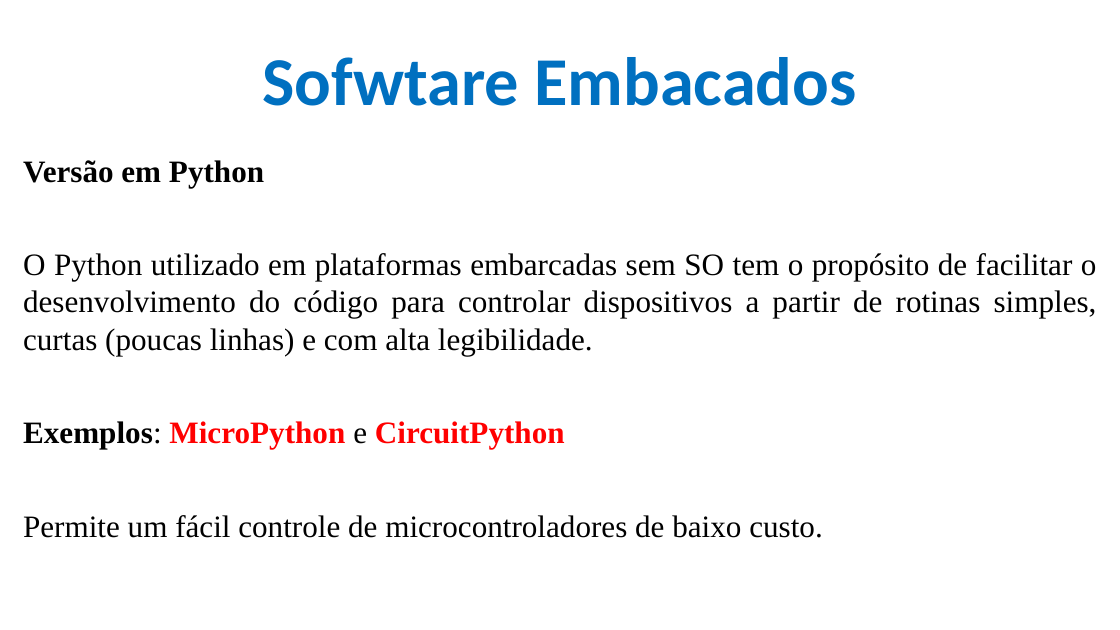
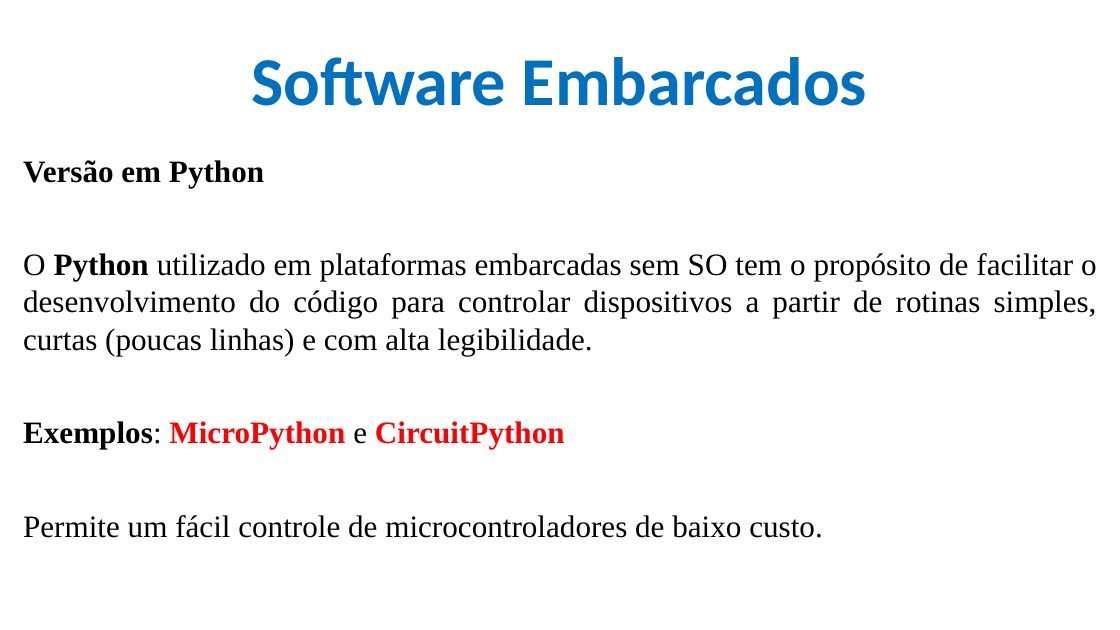
Before and after one commit to CloudEducationBrazil/WydenArea1ProgramacaoMicrocontroladores, a slide deck: slide 9 of 01 Classes/Aula 09 - Programação Microcontroladores - Projetos com Microcontroladores Limitações.pptx. Drawn at 1120x630 pixels with LibreOffice and Linux fonts; fonts in the diff are those of the drawing; background and template pictures are left out. Boxes give left, top, right and bottom in pixels: in the first picture for what was removed or moved away, otherwise in the second. Text is boxed around its words. In the diff, an @@ line names an element or a change of style, - is before the commit and + after.

```diff
--- a/01 Classes/Aula 09 - Programação Microcontroladores - Projetos com Microcontroladores Limitações.pptx
+++ b/01 Classes/Aula 09 - Programação Microcontroladores - Projetos com Microcontroladores Limitações.pptx
@@ title at <box>252,57,867,106</box>: text changed @@
-Sofwtare Embacados
+Software Embarcados
@@ text at <box>23,253,1097,356</box>: bold on in "Python" @@
```
Also in this commit, not shown: 6 other slides changed, 1 other file.
